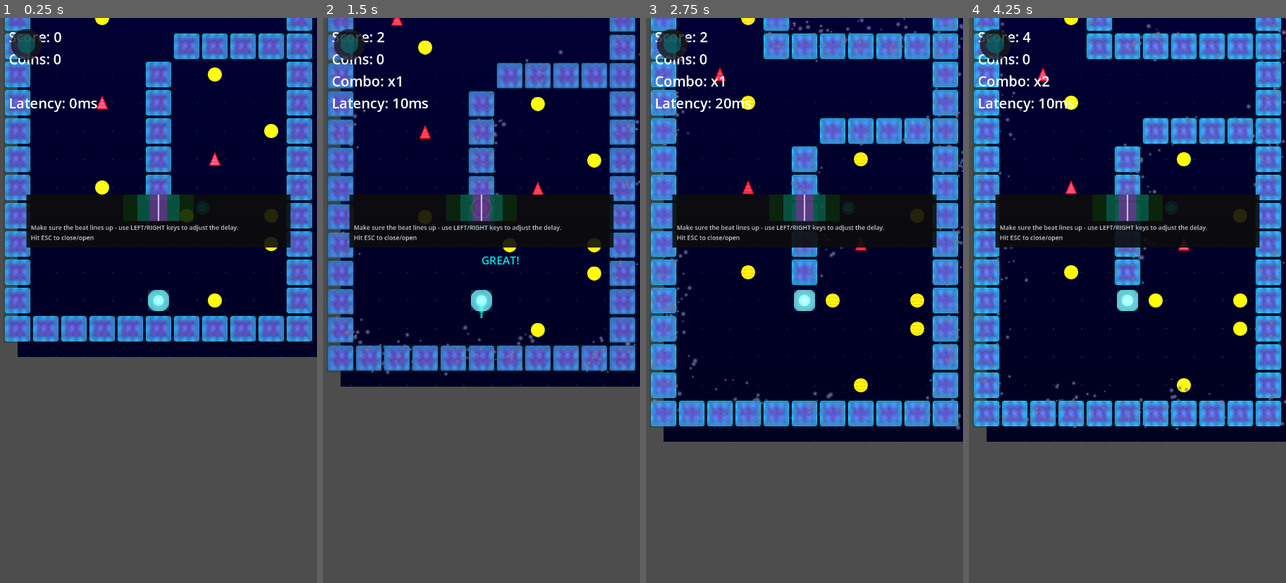
Above: before the commit, frames 1-4 (left to right).
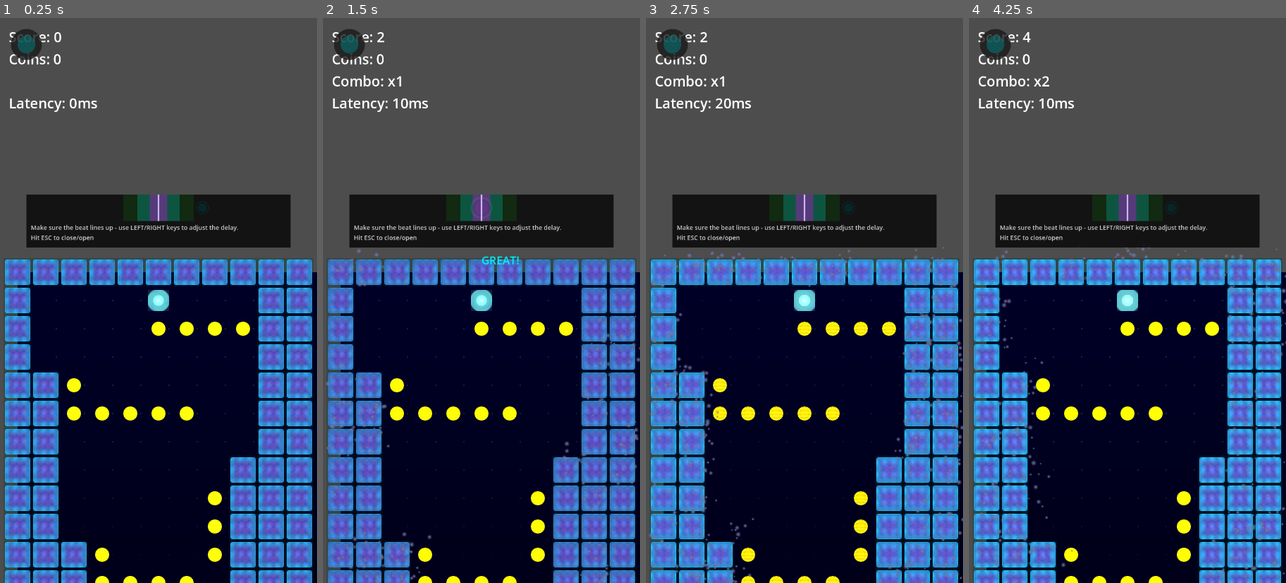
Above: after the commit, the same moments.

Repository: rubiconRiver/tomb-of-the-mask-clone
Game: Godot game, scene res://scenes/main.tscn
Two runs of this game, one before a commit and one after it. Both use one fixed random seed, a clock stepped at 60 frames per second and the inputs below.
Inputs (mouse positions are in pixels of both pictures, inside the frame that each line leads up to):
- Up to frame 1 (0.25 s): no input
- Up to frame 2 (1.5 s): tap Enter at 0.5 s; move the mouse to (551, 272) at 0.52 s; hold Right (ui_right) 0.53-1.25 s; click (551, 272) at 0.67 s; drag from (418, 328) to (538, 74) at 1.27 s
- Up to frame 3 (2.75 s): move the mouse to (836, 176) at 2.02 s; hold Right (ui_right) from 2.03 s (still down)
- Up to frame 4 (4.25 s): release Right (ui_right) at 2.75 s; drag from (1111, 413) to (1070, 102) at 2.77 s; move the mouse to (1222, 385) at 3.52 s; hold Left (ui_left) from 3.53 s (still down)

The runs differ from the first frame. In frame 1, 80% of the frame differs, in the area x 1-100%, y 0-100%; in frame 2, 77%; in frame 3, 69%; in frame 4, 68%.

Commit message:
first level

Diff:
--- a/scripts/levels/LevelGenerator.gd
+++ b/scripts/levels/LevelGenerator.gd
@@ -24,6 +24,18 @@
 	generate_level()
 
 func generate_level():
+	# Use hand-crafted levels instead of random generation
+	if current_level == 0:
+		# Load Level 1
+		var template = LevelTemplates.get_level_1()
+		level_data = LevelTemplates.parse_template(template)
+	else:
+		# Fall back to random generation for now
+		generate_random_level()
+
+	build_level()
+
+func generate_random_level():
 	level_data = []
 
 	for y in range(LEVEL_HEIGHT):
@@ -40,8 +52,6 @@
 	place_coins()
 
 	level_data[LEVEL_HEIGHT - 2][LEVEL_WIDTH / 2] = CellType.PLAYER_SPAWN
-
-	build_level()
 
 func generate_maze():
 	for i in range(current_level + 5):
--- /dev/null
+++ b/scripts/levels/LevelTemplates.gd
@@ -0,0 +1,65 @@
+class_name LevelTemplates
+extends RefCounted
+
+# Level template format:
+# '#' = Wall
+# '.' = Empty
+# 'S' = Spike
+# 'C' = Coin
+# 'P' = Player spawn
+
+static func get_level_1() -> Array:
+	# "First Level" - Simple zigzag with proper walls
+	# Movement path with coins showing the way
+	var template = [
+		"###########",  # Row 0 (bottom)
+		"#....P...##",  # Row 1 - Start, wall on right
+		"#....CCCC##",  # Row 2 - RIGHT: slide to collect coins
+		"#........##",  # Row 3 - Can only go up
+		"##C......##",  # Row 4 - UP: stop at this platform
+		"##CCCCC..##",  # Row 5 - LEFT: slide to collect coins
+		"##.......##",  # Row 6 - Can only go up
+		"##......###",  # Row 7 - UP: stop at this platform
+		"##.....C###",  # Row 8 - RIGHT: short slide
+		"##.....C###",  # Row 9 - Continue up
+		"###C...C###",  # Row 10 - UP: stop at center platform
+		"###CCCC.###",  # Row 11 - LEFT: slide to collect
+		"###.....###",  # Row 12 - Can only go up
+		"###....####",  # Row 13 - UP: stop at platform
+		"###...C####",  # Row 14 - RIGHT: short slide
+		"###...C####",  # Row 15 - Continue up
+		"####..C####",  # Row 16 - UP: near the top
+		"####CCC####",  # Row 17 - LEFT: final coins
+		"####...####",  # Row 18 - Exit area
+		"###########"   # Row 19 (top)
+	]
+	return template
+
+static func parse_template(template: Array) -> Array:
+	var level_data = []
+	var height = template.size()
+
+	# Process from bottom to top (reverse the template array)
+	for y in range(height):
+		var row = []
+		var template_row = template[y]
+
+		for x in range(template_row.length()):
+			var cell = template_row[x]
+			match cell:
+				'#':
+					row.append(LevelGenerator.CellType.WALL)
+				'.':
+					row.append(LevelGenerator.CellType.EMPTY)
+				'S':
+					row.append(LevelGenerator.CellType.SPIKE)
+				'C':
+					row.append(LevelGenerator.CellType.COIN)
+				'P':
+					row.append(LevelGenerator.CellType.PLAYER_SPAWN)
+				_:
+					row.append(LevelGenerator.CellType.EMPTY)
+
+		level_data.append(row)
+
+	return level_data
Not shown, added: scripts/levels/LevelTemplates.gd.uid
Not shown, added: scripts/player/PlayerVisual.gd.uid
